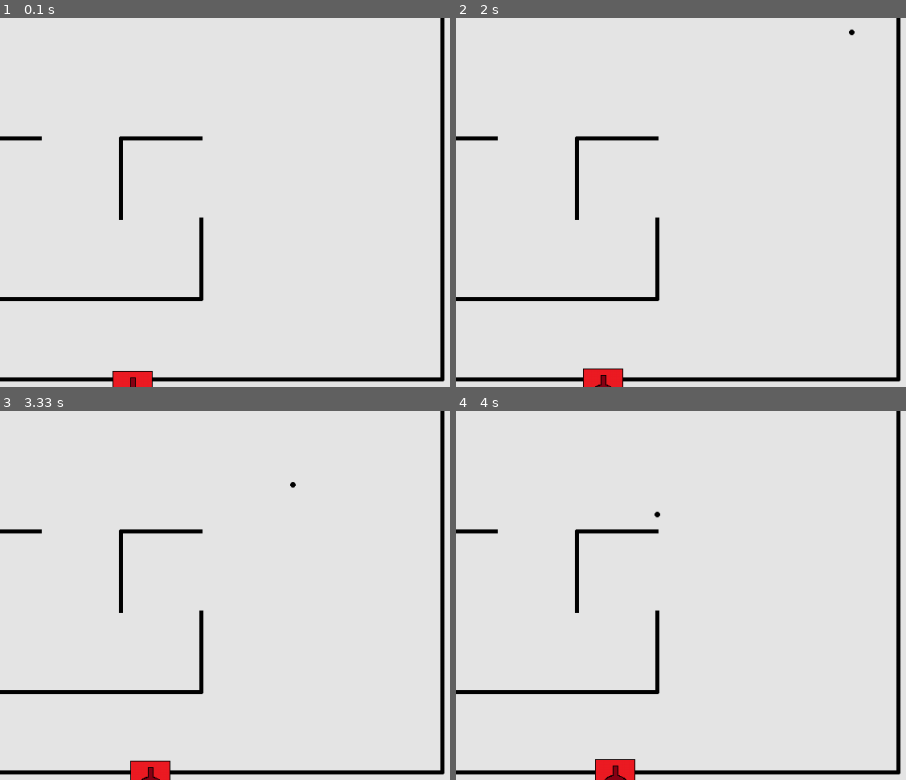
Above: before the commit, frames 1-4 (two rows, left to right).
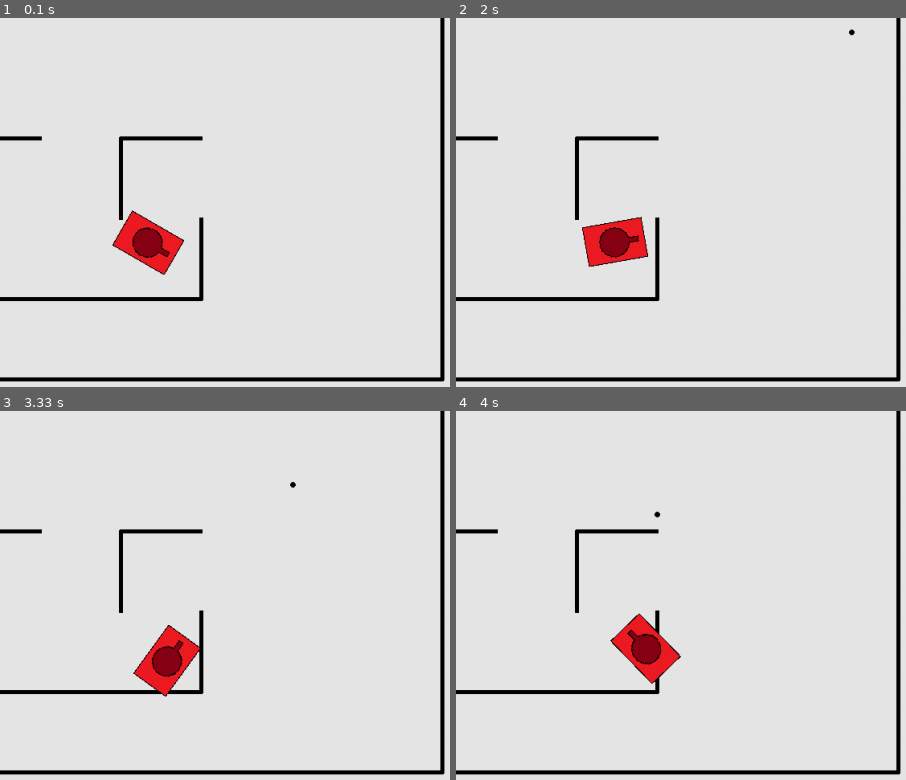
Above: after the commit, the same moments.

Repository: LankinMikhail/PyGame-project
Game: pygame game, started from Main.py
The game is run twice, just before and just after one commit, with the same random seed, the same clock (stepped at 60 frames per second) and the same inputs.
Inputs (mouse positions are % of the whole screen's width and height, from its top left):
- Up to frame 1 (0.1 s): no input
- Up to frame 2 (2 s): hold W 0.33-0.8 s; hold S 0.83-1.13 s; click (82, 47) at 1.22 s; hold W 1.5-1.87 s; tap E at 1.65 s; hold S from 1.9 s (still down)
- Up to frame 3 (3.33 s): release S at 2.27 s; hold Q 2.3-2.6 s; hold W 2.3-2.6 s; hold W 2.63-2.93 s; tap E at 2.78 s; hold S 2.97-3.27 s; hold W from 3.3 s (still down)
- Up to frame 4 (4 s): release W at 3.67 s; hold S from 3.7 s (still down); tap E at 3.85 s
The pictures show only the part of the screen within x 50-100%, y 50-100%; the shares and areas given below are measured in that part.

The runs differ from the first frame. In frame 1, 1.9% of the frame differs, in the area x 24-41%, y 52-100%; in frame 2, 2.0%; in frame 3, 2.0%; in frame 4, 2.0%, in the area x 30-50%, y 54-100%.

Commit message:
углы и такн (с неправильным поворотом)

Diff:
--- a/Collision/Player.py
+++ b/Collision/Player.py
@@ -13,19 +13,25 @@
         self.angle = angle
         self.effect = None
         self.motion = "stop"
+        self.rotating = "stop"
 
     def render(self, screen):
-        texture = pygame.transform.scale(load_image(os.path.dirname(__file__)[:-10] + "\\Assets\\тест_модель.png"),
-                                         (50, 75))
+        texture = pygame.transform.rotate(pygame.transform.scale(load_image(os.path.dirname(__file__)[:-10]
+                                                                            + "\\Assets\\тест_модель.png"),
+                                                                 (50, 75)), self.angle + 180)
         screen.blit(texture, (round(self.x), round(self.y)))
 
     def update(self):
         if self.motion == "forward":
             self.y += math.cos(math.radians(self.angle))
             self.x += math.sin(math.radians(self.angle))
-        if self.motion == "back":
+        elif self.motion == "back":
             self.y -= math.cos(math.radians(self.angle))
             self.x -= math.sin(math.radians(self.angle))
+        if self.rotating == "left":
+            self.angle -= 1
+        elif self.rotating == "right":
+            self.angle += 1
 
 
 def load_image(name):
--- a/Main.py
+++ b/Main.py
@@ -27,7 +27,7 @@
     field.set_view(10, 10, 100)
     field.fill(level1)
     clock = pygame.time.Clock()
-    player1 = Player(0, 700, 900, 100)
+    player1 = Player(0, 700, 700, 60)
     while running:
         for event in pygame.event.get():
             if event.type == pygame.QUIT:
@@ -42,11 +42,19 @@
                     player1.motion = "forward"
                 if event.unicode == "s":
                     player1.motion = "back"
+                if event.unicode == "q":
+                    player1.rotating = "left"
+                if event.unicode == "e":
+                    player1.rotating = "right"
             if event.type == pygame.KEYUP:
                 if event.unicode == "w" and player1.motion == "forward":
                     player1.motion = "stop"
                 if event.unicode == "s" and player1.motion == "back":
                     player1.motion = "stop"
+                if event.unicode == "q" and player1.rotating == "left":
+                    player1.rotating = "stop"
+                if event.unicode == "e" and player1.rotating == "right":
+                    player1.rotating = "stop"
         screen.fill((230, 230, 230))
         field.render(screen)
         player1.render(screen)
